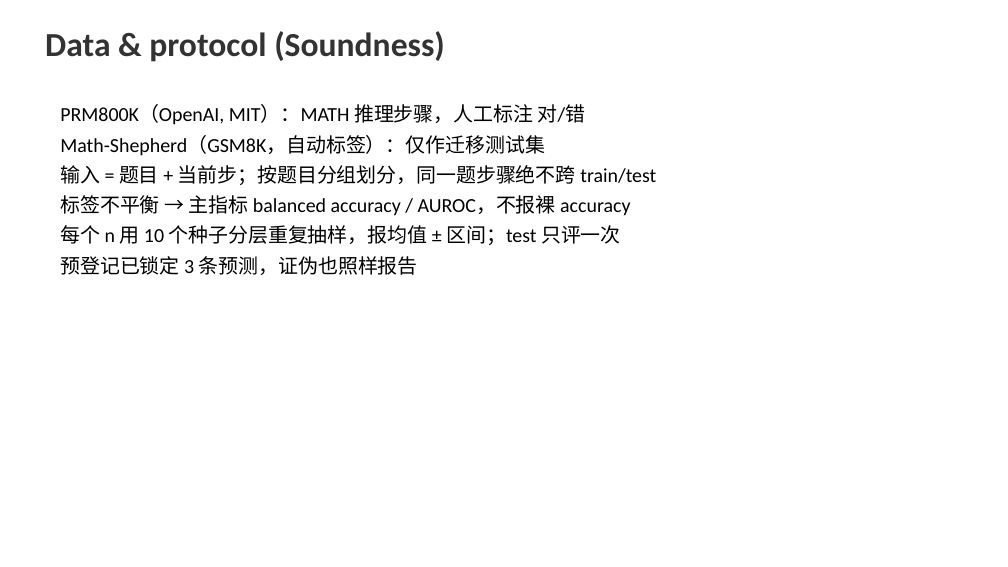
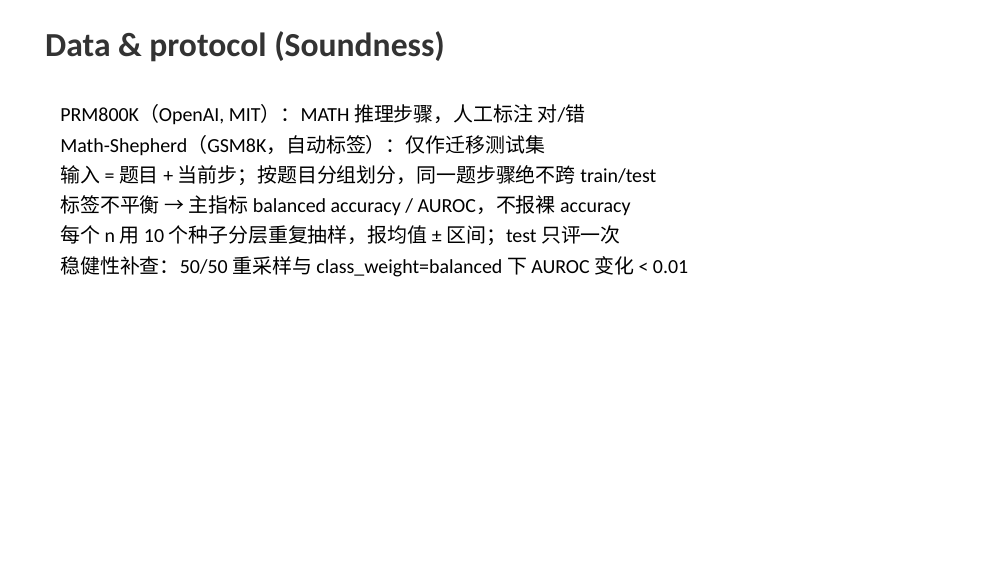
Before and after one commit to FauReam/text-monitor-436, a slide deck: slide 4 of slides/midterm.pptx. Drawn at 1008x567 pixels with LibreOffice and Linux fonts; fonts in the diff are those of the drawing. Boxes give left, top, right and bottom in pixels: in the first picture for what was removed or moved away, otherwise in the second. Text is boxed around its words. In the diff, an @@ line names an element or a change of style, - is before the commit and + after.

Commit message:
按得分点口径精简：移除全部预登记内容（非得分点）；one-pager 更新为 v2 最终结果（三轴完成：同分布 Δ 负、迁移 +0.020、扰动 ≤0.007）

```diff
--- a/slides/midterm.pptx
+++ b/slides/midterm.pptx
@@ text at (x1=60, y1=256, x2=688, y2=277): text changed @@
-预登记已锁定 3 条预测，证伪也照样报告
+稳健性补查：50/50 重采样与 class_weight=balanced 下 AUROC 变化 < 0.01
```
Also in this commit, not shown: 1 other slide changed, 6 other files.
